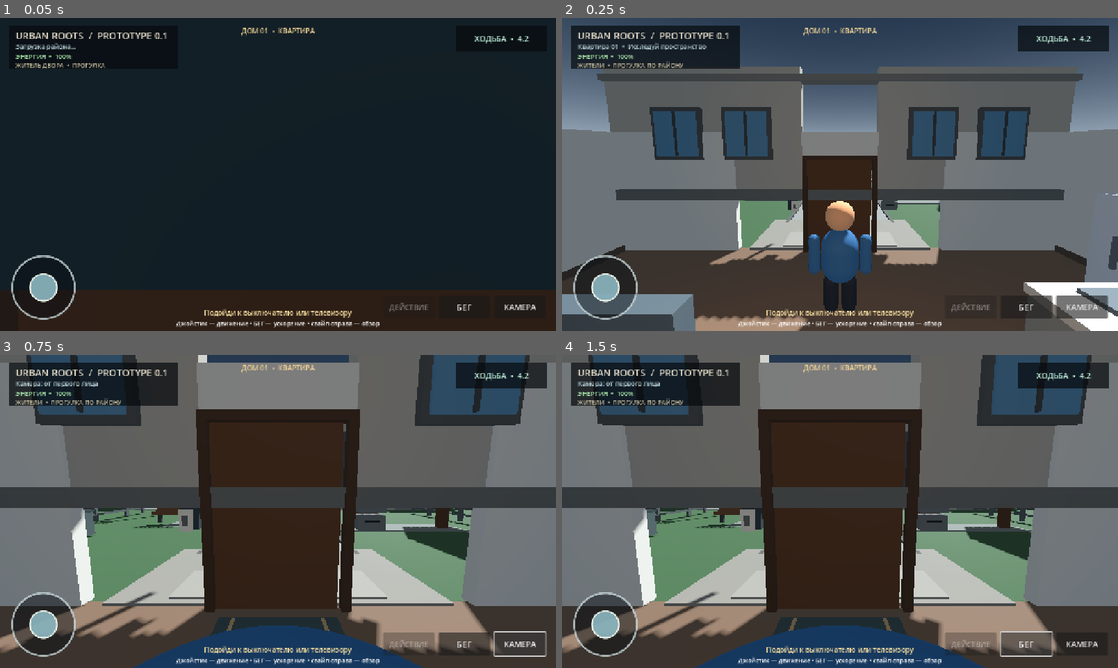
Above: before the commit, frames 1-4 (two rows, left to right).
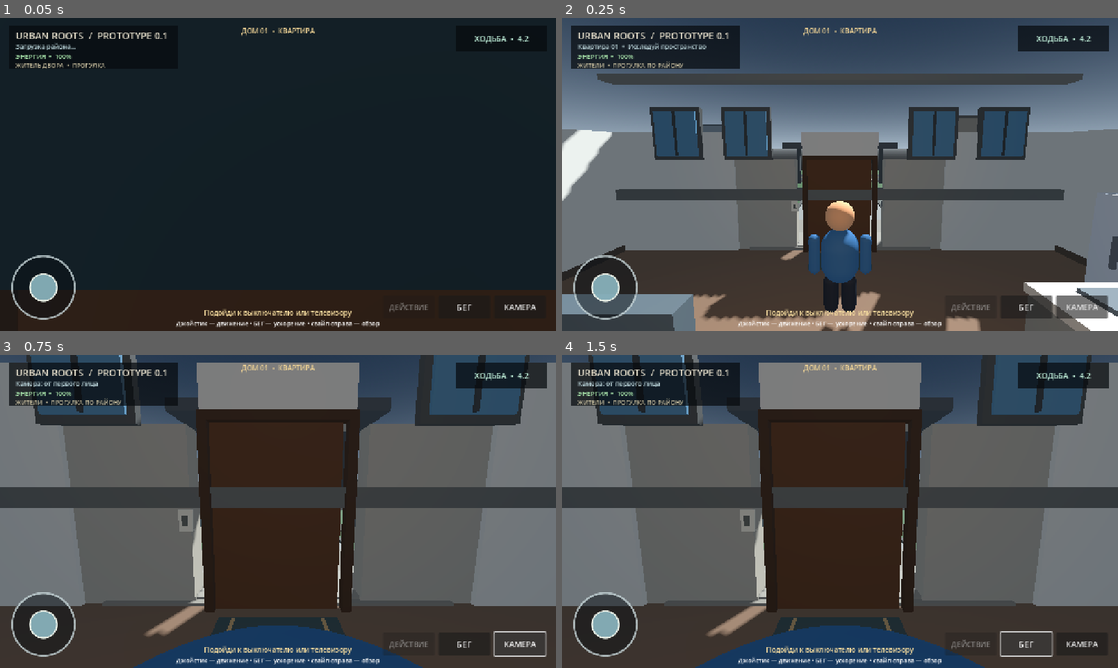
Above: after the commit, the same moments.

Repository: filesgloom-png/URBAN-ROOTS
Game: Godot game, scene res://scenes/main.tscn
Two runs of this game, one before a commit and one after it. Both use one fixed random seed, a clock stepped at 60 frames per second and the inputs below.
Inputs:
- Up to frame 1 (0.05 s): no input
- Up to frame 2 (0.25 s): no input
- Up to frame 3 (0.75 s): click "КАМЕРА" at 0.5 s
- Up to frame 4 (1.5 s): click "БЕГ" at 1.25 s

Frame 1 is identical in both runs. In frame 2, 16% of the frame differs, in the area x 0-93%, y 15-100%; in frame 3, 22%, in the area x 0-100%, y 0-96%; in frame 4, 22%.

Commit message:
Fix apartment facade doorway clearance

Diff:
--- a/scripts/main.gd
+++ b/scripts/main.gd
@@ -202,8 +202,8 @@
 	_box(self, "SinkBasin", Vector3(0.65, 0.06, 0.45), Vector3(-3.25, 1.04, 2.48), Color(0.38, 0.43, 0.45), false)
 	ceiling_fixture = _box(self, "CeilingLight", Vector3(1.0, 0.08, 0.45), Vector3(0, 3.0, -0.2), Color(0.94, 0.84, 0.64), false)
 	# Apartment building exterior and the first courtyard block.
-	_box(self, "BuildingFacadeLeft", Vector3(5.0, 3.25, 0.32), Vector3(-3.5, 3.2, 6.12), Color(0.63, 0.61, 0.55))
-	_box(self, "BuildingFacadeRight", Vector3(5.0, 3.25, 0.32), Vector3(3.5, 3.2, 6.12), Color(0.63, 0.61, 0.55))
+	_box(self, "BuildingFacadeLeft", Vector3(4.8, 2.5, 0.32), Vector3(-3.6, 1.25, 6.12), Color(0.63, 0.61, 0.55))
+	_box(self, "BuildingFacadeRight", Vector3(4.8, 2.5, 0.32), Vector3(3.6, 1.25, 6.12), Color(0.63, 0.61, 0.55))
 	_box(self, "BuildingFacadeDoorHeader", Vector3(2.0, 0.7, 0.32), Vector3(0, 2.85, 6.12), Color(0.63, 0.61, 0.55))
 	_box(self, "FacadeLowerBand", Vector3(12.0, 0.28, 0.38), Vector3(0, 1.55, 6.0), Color(0.37, 0.38, 0.36), false)
 	_box(self, "FacadeUpperBand", Vector3(12.0, 0.16, 0.38), Vector3(0, 4.55, 6.0), Color(0.43, 0.43, 0.4), false)
